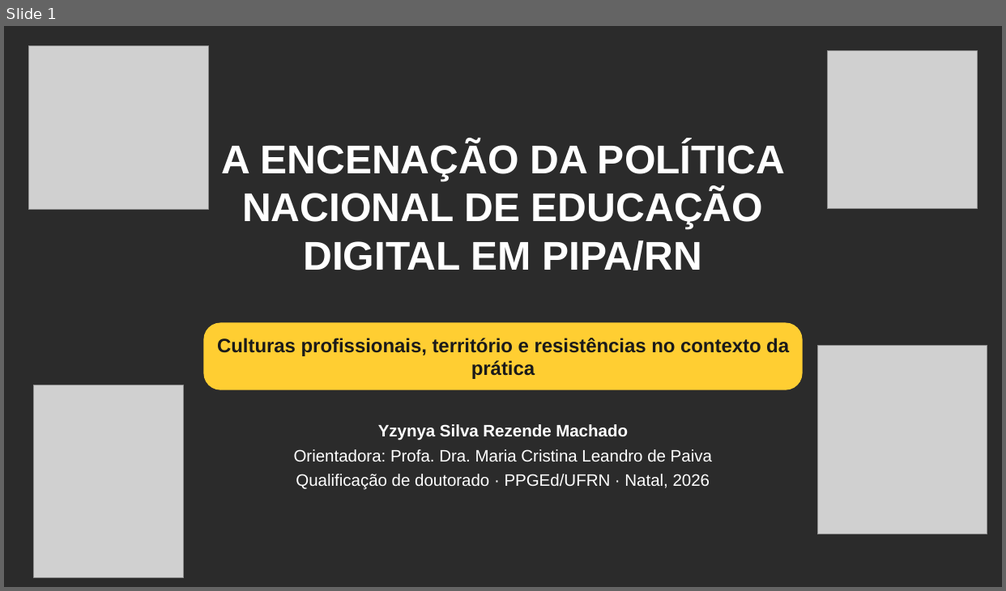
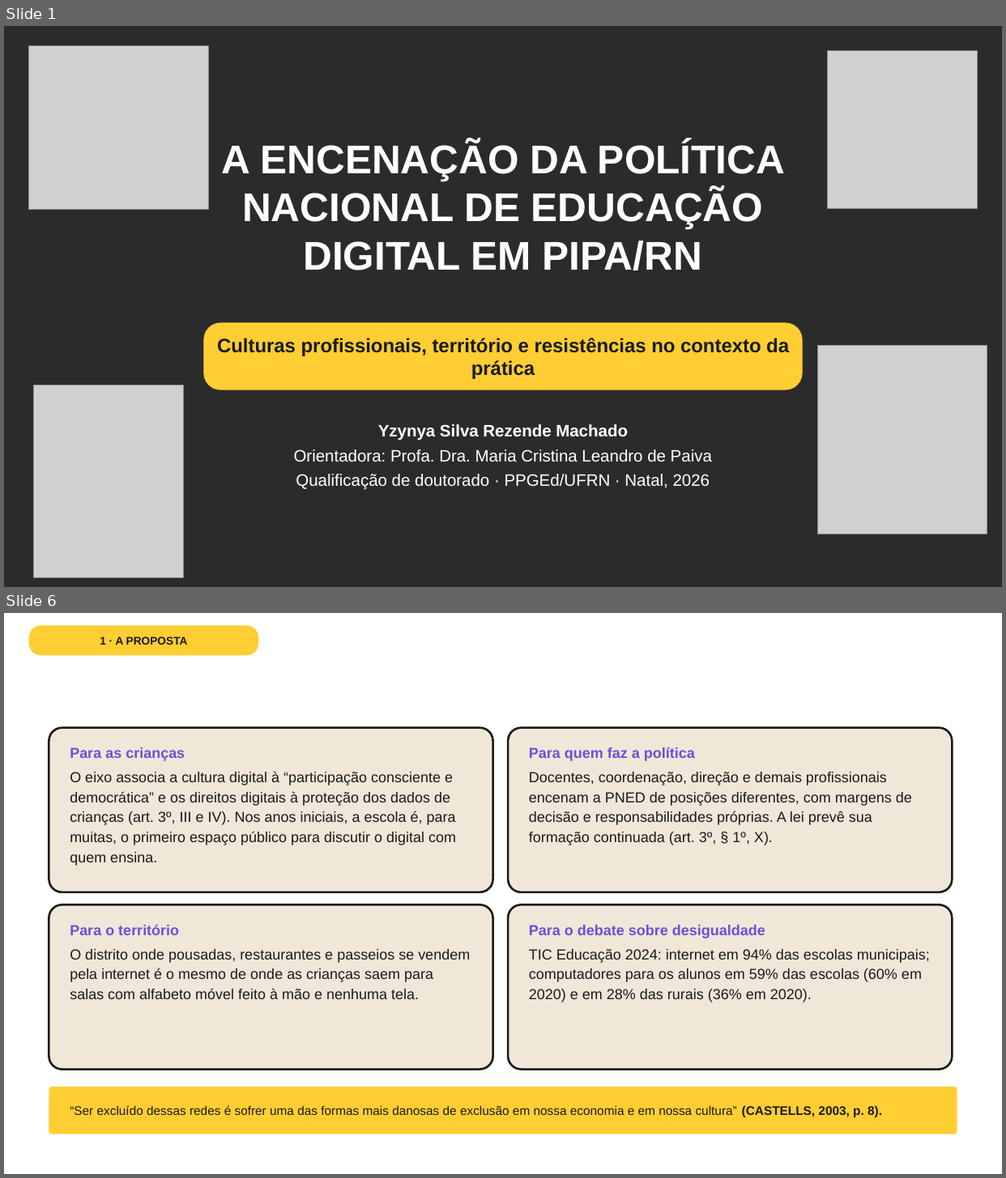
Before and after one commit to yzynya-beep/Tese, a slide deck: apresentacao_qualificacao/Qualificacao_PowerPoint.pptx. Shown one above the other, each under a label of ours: slide 1 before the commit, slides 1 and 6 after it; the slides between them are not shown. The pictures are 1006x591 and 1006x1178 pixels, drawn with LibreOffice and Linux fonts; fonts in the diff are those of the drawing; grey boxes stand for pictures; background and template pictures are left out; a plain dark background stands for a picture behind light text. Boxes give left, top, right and bottom in pixels: in the first picture for what was removed or moved away, otherwise in the second. Text is boxed around its words. In the diff, an @@ line names an element or a change of style, - is before the commit and + after.

```diff
--- a/apresentacao_qualificacao/Qualificacao_PowerPoint.pptx
+++ b/apresentacao_qualificacao/Qualificacao_PowerPoint.pptx
@@ slide 6 added at box(4, 613, 1002, 1174), background picture (left out) @@
@@ rounded rectangle added at box(28, 626, 258, 656), fill #FFCE32 @@
@@ text added at box(100, 636, 188, 645), 10.7 pt, text #1A1A1A, bold @@
+1 · A PROPOSTA
@@ text added at box(54, 641, 953, 716), 37.3 pt, text #FFFFFF, bold @@
+RELEVÂNCIAS DA PESQUISA
@@ rounded rectangle added at box(49, 727, 493, 892), fill #F1E7D9, outline #1A1A1A 2 pt @@
@@ rounded rectangle added at box(508, 727, 952, 892), fill #F1E7D9, outline #1A1A1A 2 pt @@
@@ text added at box(70, 747, 456, 866), 14 pt, text #1A1A1A @@
+Para as crianças
+O eixo associa a cultura digital à “participação consciente e democrática” e os direitos digitais à proteção dos dados de crianças (art. 3º, III e IV). Nos anos iniciais, a escola é, para muitas, o primeiro espaço público para discutir o digital com quem ensina.
@@ text added at box(529, 747, 912, 845), 14 pt, text #1A1A1A @@
+Para quem faz a política
+Docentes, coordenação, direção e demais profissionais encenam a PNED de posições diferentes, com margens de decisão e responsabilidades próprias. A lei prevê sua formação continuada (art. 3º, § 1º, X).
@@ rounded rectangle added at box(49, 905, 493, 1070), fill #F1E7D9, outline #1A1A1A 2 pt @@
@@ text added at box(70, 925, 470, 999), 14 pt, text #1A1A1A @@
+Para o território
+O distrito onde pousadas, restaurantes e passeios se vendem pela internet é o mesmo de onde as crianças saem para salas com alfabeto móvel feito à mão e nenhuma tela.
@@ rounded rectangle added at box(508, 905, 952, 1070), fill #F1E7D9, outline #1A1A1A 2 pt @@
@@ text added at box(529, 925, 930, 1003), 14 pt, text #1A1A1A @@
+Para o debate sobre desigualdade
+TIC Educação 2024: internet em 94% das escolas municipais; computadores para os alunos em 59% das escolas (60% em 2020) e em 28% das rurais (36% em 2020).
@@ rounded rectangle added at box(49, 1087, 957, 1134), fill #FFCE32 @@
@@ text added at box(70, 1105, 882, 1118), 12 pt, text #1A1A1A @@
+“Ser excluído dessas redes é sofrer uma das formas mais danosas de exclusão em nossa economia e em nossa cultura” (CASTELLS, 2003, p. 8).
@@ text added at box(54, 1139, 953, 1164), 10 pt, text #FFFFFF @@
+Fundamentos: Brasil (2023); ONU (2021); Lei nº 15.211/2025 (ECA Digital); CGI.br (2025a).
```
Also in this commit, not shown: 18 slides changed, 14 other slides added, 5 slides removed, 1 other file.
